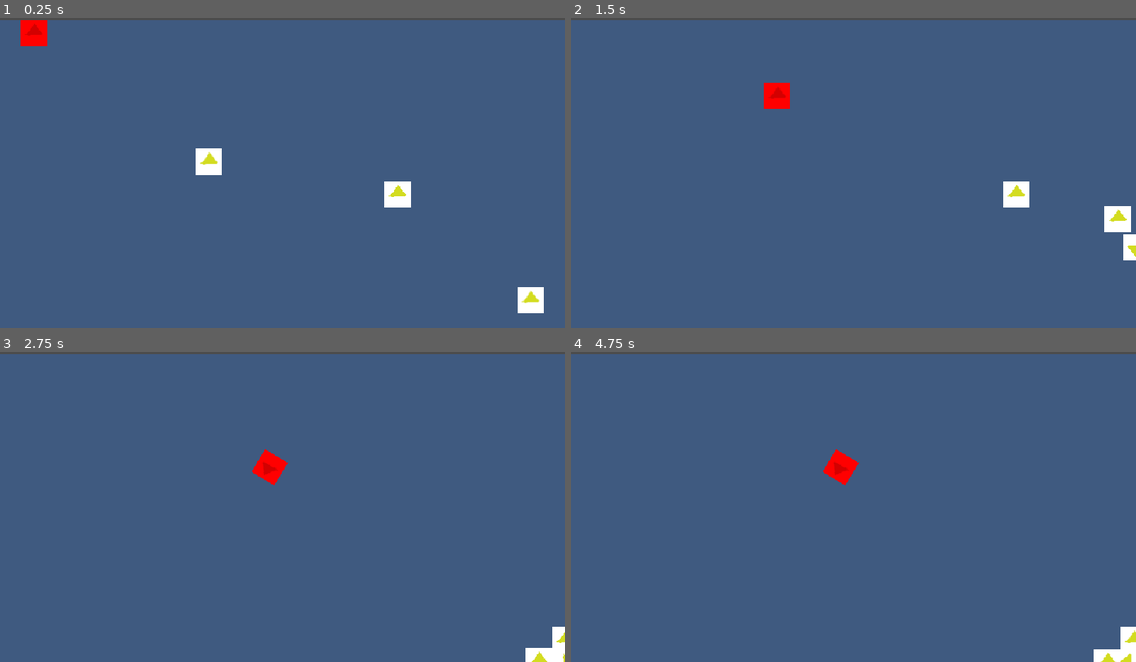
Above: before the commit, frames 1-4 (two rows, left to right).
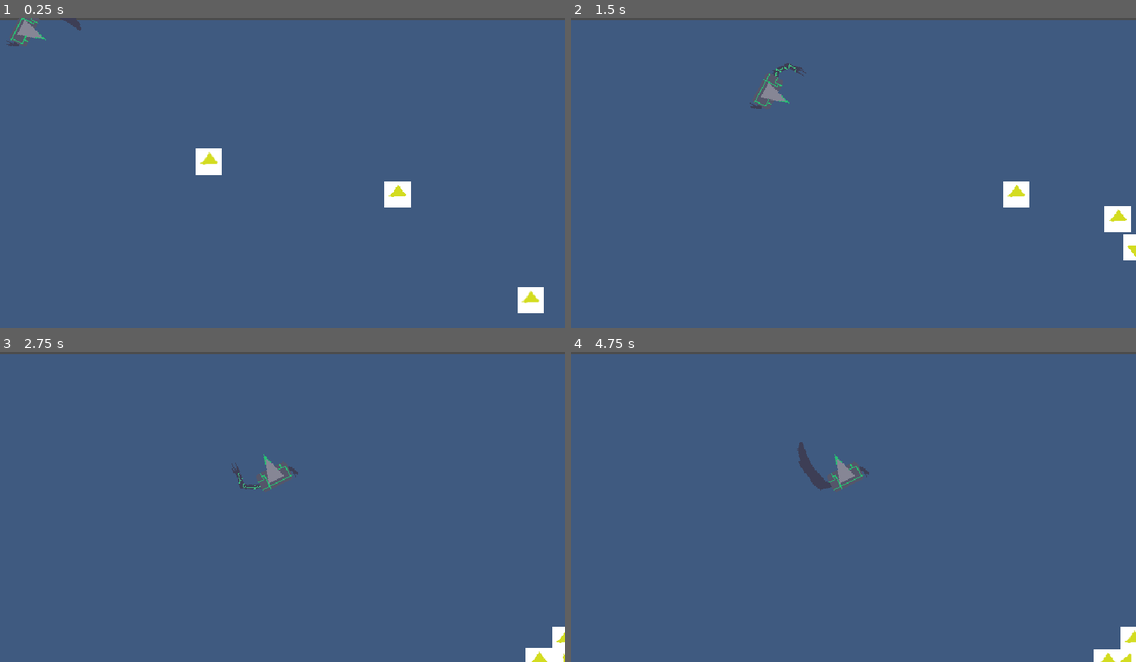
Above: after the commit, the same moments.

Repository: zliebowitz/ld54
Game: Godot game, scene res://Assets/Scenes/Screen.tscn
Same seed, same stepped clock (60 frames per second), same inputs: the game is played once before the commit and once after it.
Inputs:
- Up to frame 1 (0.25 s): no input
- Up to frame 2 (1.5 s): hold Right (ui_right) 0.53-1.28 s; hold Down (ui_down) from 1.28 s (still down)
- Up to frame 3 (2.75 s): release Down (ui_down) at 2.03 s; hold Right (ui_right) from 2.03 s (still down)
- Up to frame 4 (4.75 s): release Right (ui_right) at 2.78 s; hold Up (ui_up) 2.78-3.53 s; hold Left (ui_left) from 3.53 s (still down)

The runs differ from the first frame. In frame 1, 0.5% of the frame differs, in the area x 1-15%, y 0-10%; in frame 2, 0.5%; in frame 3, 0.6%; in frame 4, 0.7%, in the area x 40-53%, y 29-45%.

Commit message:
Added sprite walk animation for Tearer.

Diff:
--- /dev/null
+++ b/game/Assets/Graphics/Enemies/TearerFrames.tres
@@ -0,0 +1,19 @@
+[gd_resource type="SpriteFrames" load_steps=10 format=2]
+
+[ext_resource path="res://Assets/Graphics/Enemies/Tearer2.png" type="Texture" id=1]
+[ext_resource path="res://Assets/Graphics/Enemies/Tearer3.png" type="Texture" id=2]
+[ext_resource path="res://Assets/Graphics/Enemies/Tearer1.png" type="Texture" id=3]
+[ext_resource path="res://Assets/Graphics/Enemies/Tearer8.png" type="Texture" id=4]
+[ext_resource path="res://Assets/Graphics/Enemies/Tearer4.png" type="Texture" id=5]
+[ext_resource path="res://Assets/Graphics/Enemies/Tearer5.png" type="Texture" id=6]
+[ext_resource path="res://Assets/Graphics/Enemies/Tearer9.png" type="Texture" id=7]
+[ext_resource path="res://Assets/Graphics/Enemies/Tearer7.png" type="Texture" id=8]
+[ext_resource path="res://Assets/Graphics/Enemies/Tearer6.png" type="Texture" id=9]
+
+[resource]
+animations = [ {
+"frames": [ ExtResource( 3 ), ExtResource( 1 ), ExtResource( 2 ), ExtResource( 5 ), ExtResource( 6 ), ExtResource( 9 ), ExtResource( 8 ), ExtResource( 4 ), ExtResource( 7 ) ],
+"loop": true,
+"name": "default",
+"speed": 20.0
+} ]
--- a/game/Assets/Scenes/EnemyCutter.tscn
+++ b/game/Assets/Scenes/EnemyTearer.tscn
@@ -1,18 +1,10 @@
-[gd_scene load_steps=5 format=2]
+[gd_scene load_steps=4 format=2]
 
-[ext_resource path="res://Assets/Graphics/triangle.png" type="Texture" id=1]
 [ext_resource path="res://Assets/Scripts/enemykinematicscutter.gd" type="Script" id=2]
+[ext_resource path="res://Assets/Graphics/Enemies/TearerFrames.tres" type="SpriteFrames" id=3]
 
 [sub_resource type="RectangleShape2D" id=1]
 extents = Vector2( 15, 15 )
-
-[sub_resource type="SpriteFrames" id=2]
-animations = [ {
-"frames": [ ExtResource( 1 ) ],
-"loop": true,
-"name": "default",
-"speed": 5.0
-} ]
 
 [node name="EnemyCutter" type="Node2D"]
 
@@ -23,11 +15,9 @@
 shape = SubResource( 1 )
 
 [node name="AnimatedSprite" type="AnimatedSprite" parent="KinematicBody2D"]
-visible = false
-frames = SubResource( 2 )
-
-[node name="Sprite" type="Sprite" parent="KinematicBody2D"]
-texture = ExtResource( 1 )
+frames = ExtResource( 3 )
+frame = 6
+playing = true
 
 [node name="Timer" type="Timer" parent="KinematicBody2D"]
 wait_time = 5.0
--- a/game/Assets/Scenes/Screen.tscn
+++ b/game/Assets/Scenes/Screen.tscn
@@ -4,7 +4,7 @@
 [ext_resource path="res://Assets/Scenes/Josh.tscn" type="PackedScene" id=2]
 [ext_resource path="res://Assets/Scripts/ScreenArea.gd" type="Script" id=3]
 [ext_resource path="res://Assets/Scenes/Enemy.tscn" type="PackedScene" id=4]
-[ext_resource path="res://Assets/Scenes/EnemyCutter.tscn" type="PackedScene" id=5]
+[ext_resource path="res://Assets/Scenes/EnemyTearer.tscn" type="PackedScene" id=5]
 [ext_resource path="res://Assets/Scripts/Arena.gd" type="Script" id=6]
 
 [node name="Screen" type="Node2D"]
--- a/game/Assets/Scripts/enemykinematicscutter.gd
+++ b/game/Assets/Scripts/enemykinematicscutter.gd
@@ -13,13 +13,13 @@
 
 signal cut_event(angle, originPoint)
 
+# Called when the node enters the scene tree for the first time.
 func _ready():
 	screen_size = get_viewport_rect().size
 	rng.randomize()
-	$Sprite.modulate = Color(1,0,0)
 	$Timer.start(2)
 
-# Called when the node enters the scene tree for the first time.
+
 func _physics_process(delta):
 	velocity =  Vector2.ZERO
 	var player = get_node("/root/Screen/Player/KinematicBody2D")
@@ -27,6 +27,7 @@
 		var my_position = global_position
 		var player_position = player.global_position
 		var norm_velocity = my_position.direction_to(player_position).normalized()
+		rotation =  my_position.angle_to(player_position) + 90
 		velocity = delta * speed * norm_velocity
 	move_and_slide(velocity)
 
Binary file added: game/Assets/Graphics/Enemies/Tearer1.png
Not shown, added: game/Assets/Graphics/Enemies/Tearer1.png.import
Binary file added: game/Assets/Graphics/Enemies/Tearer2.png
Not shown, added: game/Assets/Graphics/Enemies/Tearer2.png.import
Binary file added: game/Assets/Graphics/Enemies/Tearer3.png
Not shown, added: game/Assets/Graphics/Enemies/Tearer3.png.import
Binary file added: game/Assets/Graphics/Enemies/Tearer4.png
Not shown, added: game/Assets/Graphics/Enemies/Tearer4.png.import
Binary file added: game/Assets/Graphics/Enemies/Tearer5.png
Not shown, added: game/Assets/Graphics/Enemies/Tearer5.png.import
Binary file added: game/Assets/Graphics/Enemies/Tearer6.png
Not shown, added: game/Assets/Graphics/Enemies/Tearer6.png.import
(and 6 more such lines)
